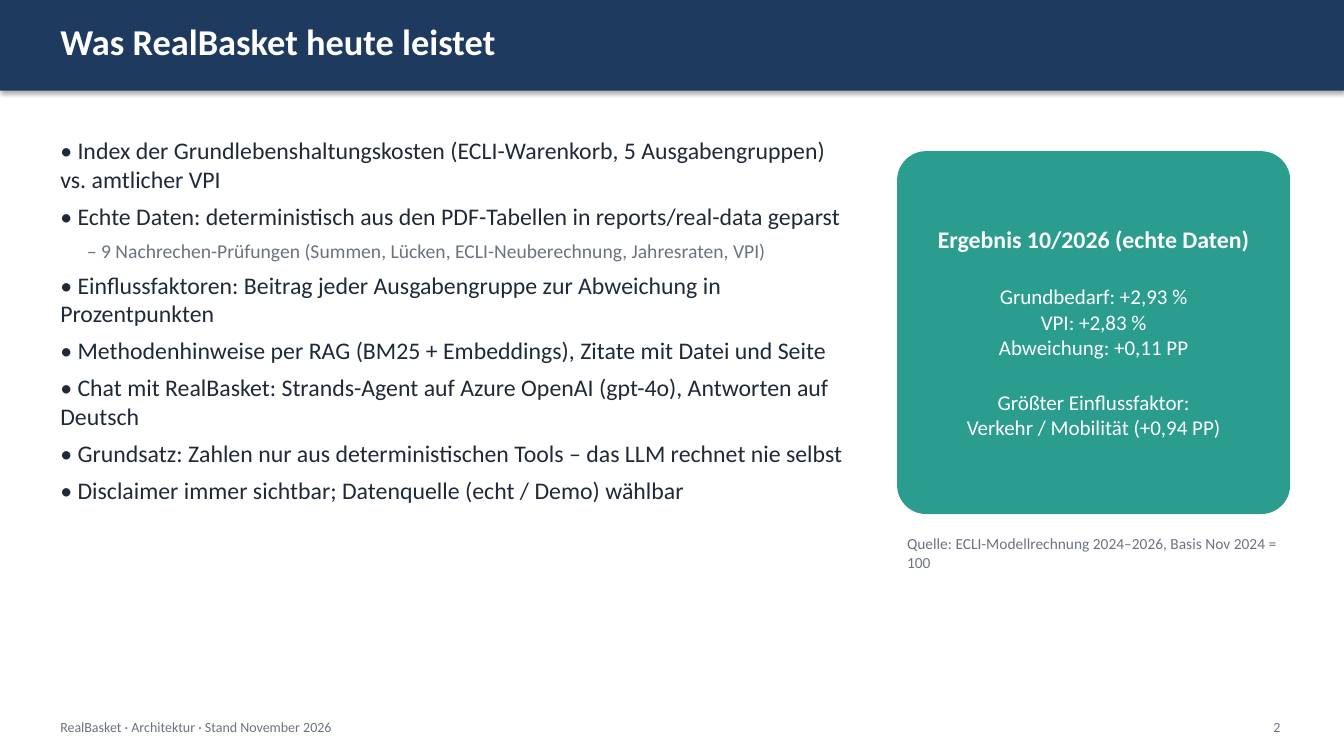
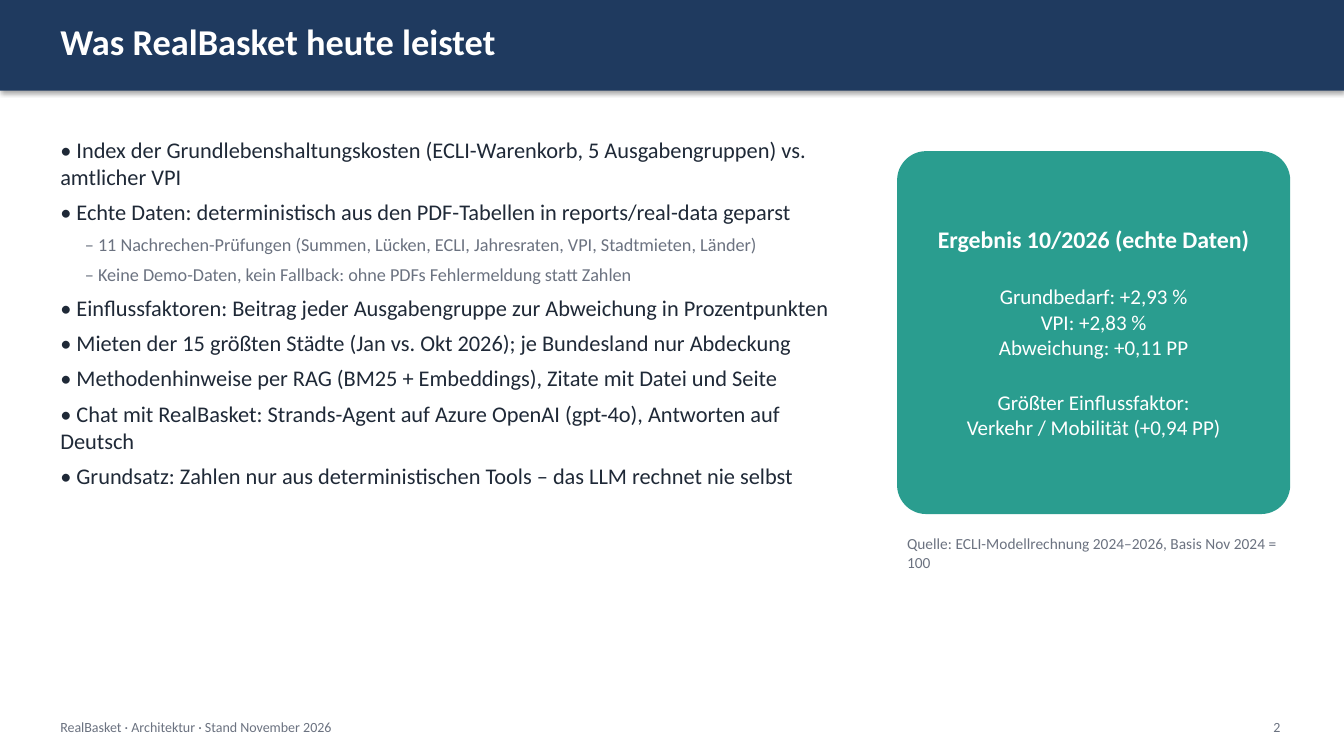
Before and after one commit to ValentinIliu1212/real-basket, a slide deck: slide 2 of docs/architecture/RealBasket_Architektur_Ist.pptx. Drawn at 1344x756 pixels with LibreOffice and Linux fonts; fonts in the diff are those of the drawing. Boxes give left, top, right and bottom in pixels: in the first picture for what was removed or moved away, otherwise in the second. Text is boxed around its words. In the diff, an @@ line names an element or a change of style, - is before the commit and + after.

Commit message:
Remove synthetic demo data: real reference data only; regenerate architecture decks

```diff
--- a/docs/architecture/RealBasket_Architektur_Ist.pptx
+++ b/docs/architecture/RealBasket_Architektur_Ist.pptx
@@ text at [60, 142, 828, 484]: size 17 to 16 pt in "• Index der Grundlebenshaltungskosten (ECLI-Warenkorb, 5 Aus ...", "• Echte Daten: deterministisch aus den PDF-Tabellen ...", "• Einflussfaktoren: Beitrag jeder Ausgabengruppe zur Abweich ...", "• Methodenhinweise per RAG (BM25 + Embeddings), ..." and 2 more places @@
@@ text at [98, 238, 756, 284]: text changed; size 14 to 13 pt @@
-– 9 Nachrechen-Prüfungen (Summen, Lücken, ECLI-Neuberechnung, Jahresraten, VPI)
+– 11 Nachrechen-Prüfungen (Summen, Lücken, ECLI, Jahresraten, VPI, Stadtmieten, Länder)
+– Keine Demo-Daten, kein Fallback: ohne PDFs Fehlermeldung statt Zahlen
@@ text at [76, 335, 791, 355]: paragraph added @@
+• Mieten der 15 größten Städte (Jan vs. Okt 2026); je Bundesland nur Abdeckung
@@ text at [78, 482, 683, 503]: paragraph removed @@
-• Disclaimer immer sichtbar; Datenquelle (echt / Demo) wählbar
```
Also in this commit, not shown: 5 other slides changed, 28 other files.
